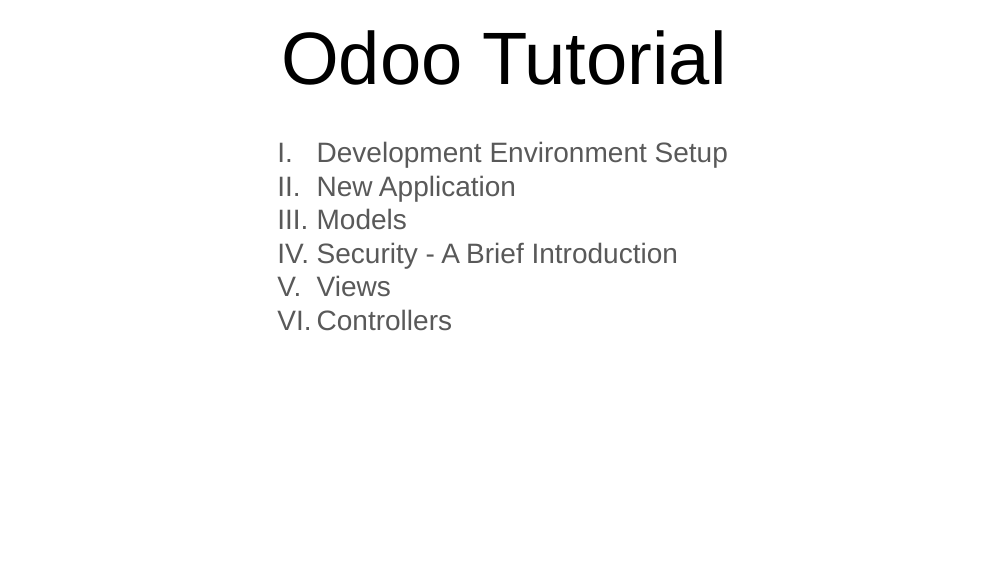
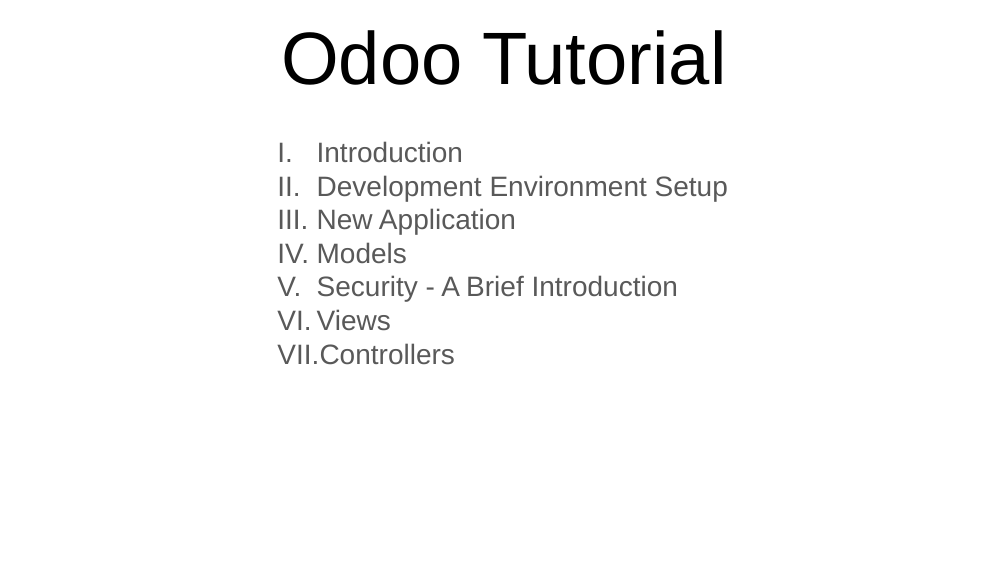
Before and after one commit to pythonology-jp/odoo-tutorial, a slide deck: slide 1 of Odoo Tutorial.pptx. Drawn at 1008x567 pixels with LibreOffice and Linux fonts; fonts in the diff are those of the drawing. Boxes give left, top, right and bottom in pixels: in the first picture for what was removed or moved away, otherwise in the second. Text is boxed around its words. In the diff, an @@ line names an element or a change of style, - is before the commit and + after.

Commit message:
add odoo tutorial

```diff
--- a/Odoo Tutorial.pptx
+++ b/Odoo Tutorial.pptx
@@ subtitle at (x1=317, y1=141, x2=463, y2=163): paragraph added @@
+I. Introduction
```
Also in this commit, not shown: 3 other slides changed, 2 slides added.
